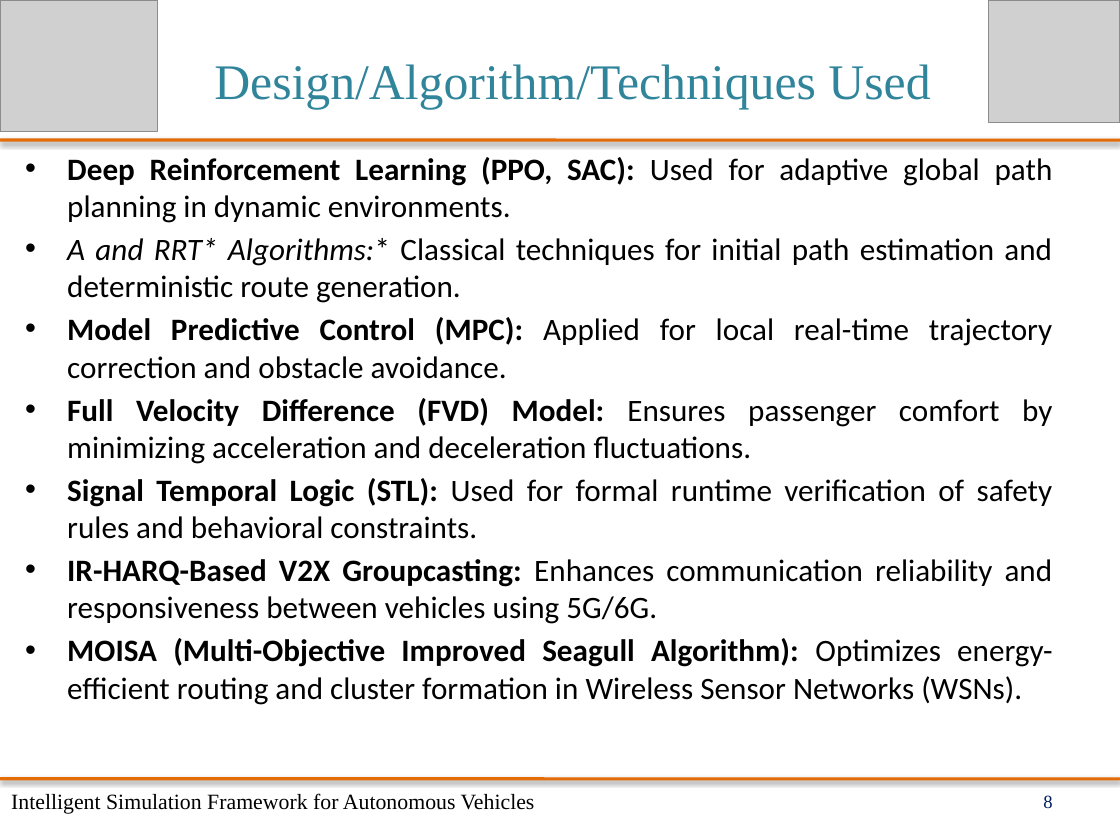
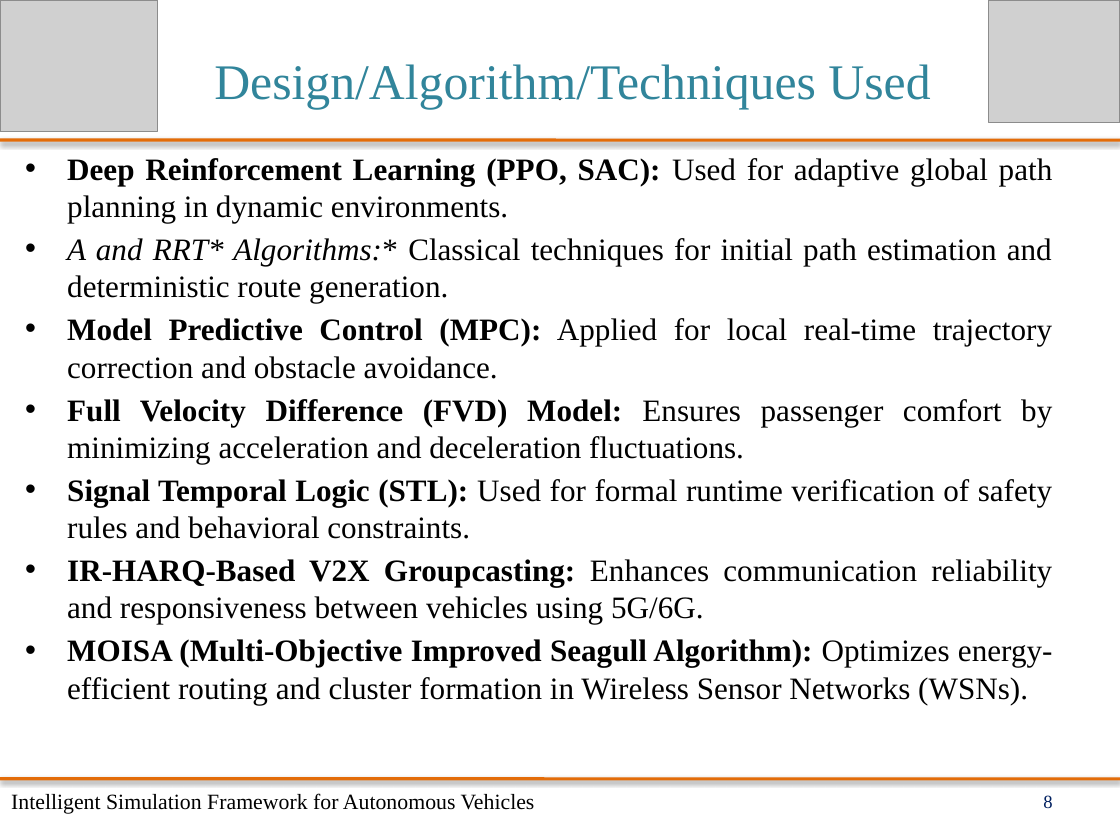
Before and after one commit to Pushpak1203/V2X-Communication, a slide deck: slide 8 of V2X Commu. Docx/PPT's/Presentaion1.pptx. Drawn at 1120x840 pixels with LibreOffice and Linux fonts; fonts in the diff are those of the drawing; grey boxes stand for pictures. Boxes give left, top, right and bottom in pixels: in the first picture for what was removed or moved away, otherwise in the second. Text is boxed around its words. In the diff, an @@ line names an element or a change of style, - is before the commit and + after.

```diff
--- a/V2X Commu. Docx/PPT's/Presentaion1.pptx
+++ b/V2X Commu. Docx/PPT's/Presentaion1.pptx
@@ text "Deep Reinforcement Learning (PPO, SAC): ..." at [67, 158, 1053, 705]: font Calibri to Times New Roman @@
```
Also in this commit, not shown: 5 other slides changed, 1 slide added, 1 other file.
